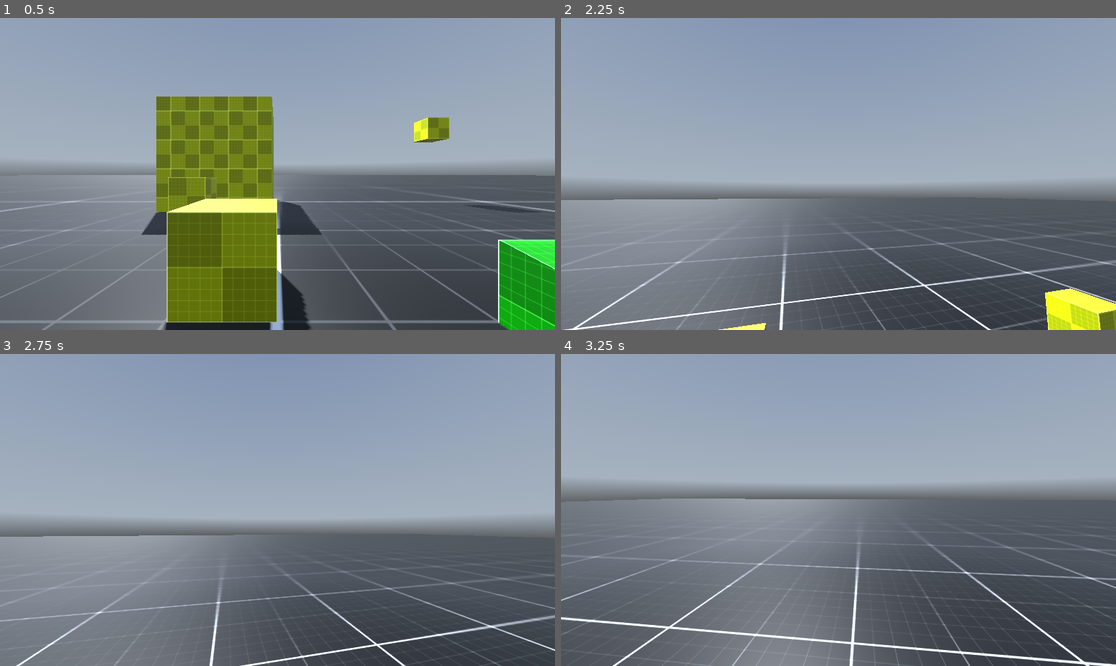
Above: before the commit, frames 1-4 (two rows, left to right).
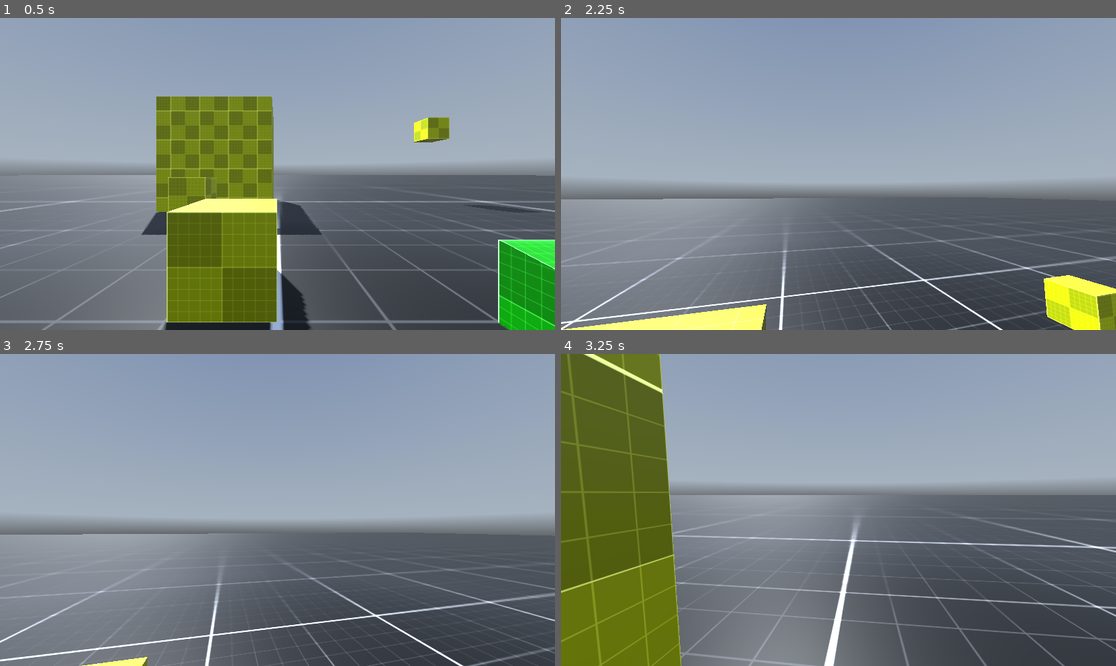
Above: after the commit, the same moments.

Repository: Eternal-nerd/godot-fps-demo
Game: Godot game, scene res://levels/level_001.tscn
Same seed, same stepped clock (60 frames per second), same inputs: the game is played once before the commit and once after it. A sky picture missing from this copy of the repository is replaced by a grey-blue gradient.
Inputs (mouse positions are in pixels of both pictures, inside the frame that each line leads up to):
- Up to frame 1 (0.5 s): no input
- Up to frame 2 (2.25 s): tap Enter at 0.5 s; move the mouse to (866, 174) at 0.52 s; hold W (move_forward) from 0.53 s (still down); tap Space (jump) at 0.6, 0.77, 1.07, 1.52, 1.55, 1.82, 2.1 s; move the mouse to (810, 174) at 1.27 s; tap Shift (sprint) at 1.35 s; move the mouse to (849, 167) at 2.02 s
- Up to frame 3 (2.75 s): keep holding W (move_forward)
- Up to frame 4 (3.25 s): keep holding W (move_forward); move the mouse to (832, 516) at 2.77 s; tap Shift (sprint) at 2.85 s; tap Space (jump) at 3.02, 3.05 s

Frame 1 is identical in both runs. In frame 2, 6.1% of the frame differs, in the area x 0-100%, y 57-100%; in frame 3, 4.0%; in frame 4, 25%, in the area x 0-100%, y 0-100%.

Commit message:
update 1

Diff:
--- a/controllers/fps_controller.tscn
+++ b/controllers/fps_controller.tscn
@@ -16,7 +16,6 @@
 
 [node name="CharacterBody3D" type="CharacterBody3D" node_paths=PackedStringArray("CAMERA_CONTROLLER")]
 script = ExtResource("1_pgc1p")
-JUMP_COUNT = 5
 CAMERA_CONTROLLER = NodePath("CameraController/Camera3D")
 
 [node name="CollisionShape3D" type="CollisionShape3D" parent="."]
--- a/controllers/scripts/fps_controller.gd
+++ b/controllers/scripts/fps_controller.gd
@@ -2,7 +2,7 @@
 
 @export var SPEED : float = 8.0
 @export var JUMP_VELOCITY : float = 9.5
-@export var JUMP_COUNT : int = 1
+@export var JUMP_COUNT : int = 5	#Known Bug: Modifying the jump count anywhere other than this line of code will not work
 @export var DASH_SPEED : float = 16.0
 @export var MOUSE_SENSITIVITY : float = 0.5
 @export var TILT_LOWER_LIMIT := deg_to_rad(-90.0)
@@ -15,6 +15,7 @@
 var _mouse_rotation : Vector3
 var _player_rotation : Vector3
 var _camera_rotation : Vector3
+var current_jump_count = JUMP_COUNT
 
 # Get the gravity from the project settings to be synced with RigidBody nodes.
 var gravity = ProjectSettings.get_setting("physics/3d/default_gravity")
@@ -53,7 +54,6 @@
 
 	# Get mouse input
 	Input.mouse_mode = Input.MOUSE_MODE_CAPTURED
-
 func _physics_process(delta):
 
 	# Update camera movement based on mouse movement
@@ -65,7 +65,9 @@
 	if not is_on_floor():
 		velocity.y -= gravity * delta
 
-	var current_jump_count = 5
+	if is_on_floor():
+		current_jump_count = JUMP_COUNT
+
 	# Handle Jump.
 	if Input.is_action_just_pressed("jump") and current_jump_count > 0:
 		velocity.y = JUMP_VELOCITY
--- a/levels/level_001.tscn
+++ b/levels/level_001.tscn
@@ -118,6 +118,7 @@
 [node name="StaticBody3D" type="StaticBody3D" parent="Floor"]
 
 [node name="CollisionShape3D" type="CollisionShape3D" parent="Floor/StaticBody3D"]
+transform = Transform3D(5, 0, 0, 0, 1, 0, 0, 0, 5, 0, 0, 0)
 shape = SubResource("ConcavePolygonShape3D_oahyi")
 
 [node name="Box" type="MeshInstance3D" parent="."]
